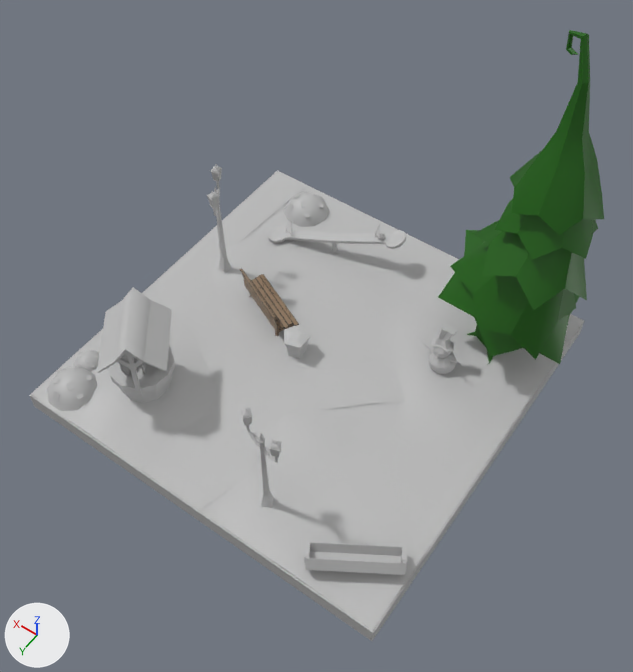
Renders of the FBX model Cryptique/Assets/FBX/FullRoom/2 - Village/Village_place_du_village.fbx from each side of a commit.
Camera for both pictures: a camera (50 mm lens) standing at (-7.71, 11.17, 18.66) and looking at (-0.8, 1.49, 3.45). The axes (+X, +Y, +Z) are drawn at lower left. The lights are the same throughout. Where no turn or scale is listed for an object, it has been applied to the vertices.

Objects in the first picture: 'Buisson10', 'Buisson8', 'Buisson9', 'abreuvoir', 'banc', 'bonhomme_de_neige_chapeau', 'chemin', 'lampadaire', 'lampadaire1', 'poubelle1', 'puit', 'sapin6', 'sol21', 'sol4', 'tape_cul'.
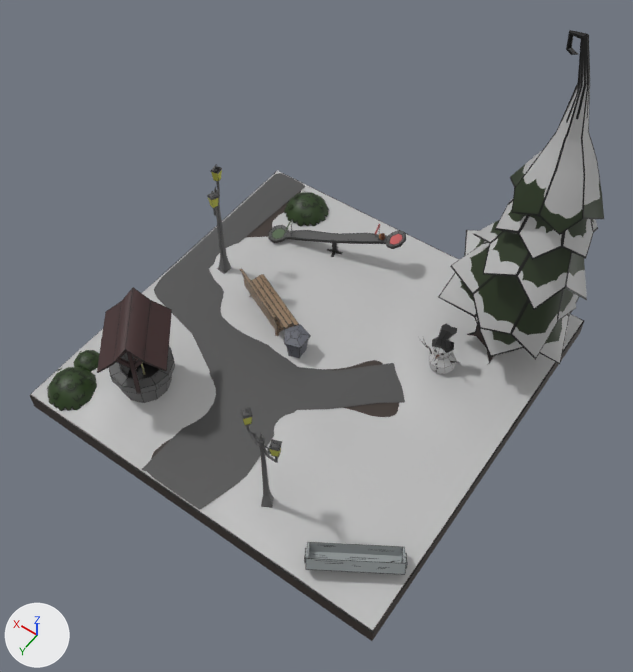
What differs and where, as boxes [x1, y1, x2, y2] in the pictures (633 x 672 px):
'chemin', recoloured: [141, 173, 405, 510] in both
'sapin6', recoloured (green to grey): [438, 30, 604, 365] in both
'sol4', recoloured (grey to black): [30, 172, 584, 641] in both
'puit', recoloured: [97, 288, 175, 403] in both
'abreuvoir', recoloured: [304, 542, 407, 575] in both
'Buisson9', recoloured (grey to green): [47, 367, 97, 411] in both
'tape_cul', recoloured: [268, 220, 406, 249] in both
'Buisson8', recoloured (grey to green): [284, 191, 330, 227] in both
'lampadaire1', recoloured: [240, 408, 282, 508] in both
'lampadaire', recoloured: [207, 164, 231, 274] in both
'poubelle1', recoloured: [284, 324, 311, 358] in both
'bonhomme_de_neige_chapeau', recoloured (grey to black): [432, 323, 457, 353] in both
'Buisson10', recoloured (grey to green): [73, 350, 99, 372] in both

Edits to the bpy script that builds the scene:
```text
Add mat_buisson66:
    mat_buisson66 = bpy.data.materials.new('Buisson66')
    # uses the picture img_buisson_png
    # uses the picture img_new_buisson_png
Change me_mesh_009:
    where me_mesh_009.from_pydata(...)  # 338 vertices, 321 faces; spans x -0.55..0.68, y -0.06..0.49, z 0.0..3.38
    remove me_mesh_009.materials.append(mat_lampadaire1)  # grey #bcbcbc
    add me_mesh_009.materials.append(mat_lampadaire2)  # picture img_lampadaire_rgb_png
Change me_mesh_003:
    where me_mesh_003.from_pydata(...)  # 102 vertices, 81 faces; spans x -0.35..1.77, y -0.18..1.49, z 0.0..0.67
    remove me_mesh_003.materials.append(mat_abreuvoir)  # grey #bcbcbc
    add me_mesh_003.materials.append(mat_abreuvoir2)  # picture img_abreuvoir_rgb_png
Change me_mesh_004:
    where me_mesh_004.from_pydata(...)  # 338 vertices, 321 faces; spans x -0.23..0.59, y -0.39..0.67, z 0.0..3.38
    remove me_mesh_004.materials.append(mat_lampadaire1)  # grey #bcbcbc
    add me_mesh_004.materials.append(mat_lampadaire2)  # picture img_lampadaire_rgb_png
Change me_mesh_025:
    where me_mesh_025.from_pydata(...)  # 79 vertices, 57 faces; spans x -0.693..0.693, y -0.662..0.662, z 0.0..0.524
    remove me_mesh_025.materials.append(mat_buisson)  # grey #bcbcbc
    add me_mesh_025.materials.append(mat_buisson66)
Change me_mesh_008:
    where me_mesh_008.from_pydata(...)  # 196 vertices, 134 faces; spans x -1.26..2.51, y -2.2..1.51, z 0.0..8.95
    remove me_mesh_008.materials.append(mat_sapin03)  # dark green #186000
    add me_mesh_008.materials.append(mat_sapin138)  # picture img_sapin01_rgb_png
Change me_mesh_002:
    where me_mesh_002.from_pydata(...)  # 218 vertices, 178 faces; spans x -0.81..1.56, y -1.69..0.72, z 0.0..2.73
    remove me_mesh_002.materials.append(mat_puit)  # grey #bcbcbc
    add me_mesh_002.materials.append(mat_puit1)  # picture img_puit_rgb_png
Change me_mesh_022:
    where me_mesh_022.from_pydata(...)  # 36 vertices, 30 faces; spans x -0.106..0.565, y -0.499..0.206, z 0.0..0.744
    remove me_mesh_022.materials.append(mat_poubelle1)  # grey #bcbcbc
    add me_mesh_022.materials.append(mat_poubelle3)  # picture img_poubelle_ext_rgb_png
Change me_mesh_010:
    where me_mesh_010.from_pydata(...)  # 27 vertices, 4 faces; spans x -3.06..5.05, y -5.07..5.07, z -0.81..-0.77
    remove me_mesh_010.materials.append(mat_chemin_place_village)  # grey #bcbcbc
    add me_mesh_010.materials.append(mat_chemin_place_village1)  # dark grey #4e4e4e
Change me_mesh_005:
    where me_mesh_005.from_pydata(...)  # 266 vertices, 270 faces; spans x -1.91..1.94, y -0.86..0.78, z -0.48..0.77
    remove me_mesh_005.materials.append(mat_tape_cul)  # grey #bcbcbc
    add me_mesh_005.materials.append(mat_tape_cul1)  # picture img_tapcul_rgb_png
Change me_mesh_017:
    where me_mesh_017.from_pydata(...)  # 42 vertices, 40 faces; spans x -0.293..0.294, y -0.205..0.274, z -0.32..0.315
    remove me_mesh_017.materials.append(mat_bonhomme_de_neige_chapeau)  # grey #bcbcbc
    add me_mesh_017.materials.append(mat_bonhomme_de_neige_chapeau2)  # picture img_bonhomme_neige_rgb_11_png
Change me_mesh_024:
    where me_mesh_024.from_pydata(...)  # 79 vertices, 57 faces; spans x -0.411..0.411, y -0.393..0.393, z 0.0..0.311
    remove me_mesh_024.materials.append(mat_buisson)  # grey #bcbcbc
    add me_mesh_024.materials.append(mat_buisson66)
Change me_mesh:
    where me_mesh.from_pydata(...)  # 8 vertices, 5 faces; spans x -5.12..5.12, y -5.12..5.12, z -0.25..0.25
    remove me_mesh.materials.append(mat_sol_ext)  # grey #bcbcbc
    add me_mesh.materials.append(mat_terre)  # picture img_sol_ext_png
Change me_mesh_023:
    where me_mesh_023.from_pydata(...)  # 79 vertices, 57 faces; spans x -0.693..0.693, y -0.659..0.659, z 0.0..0.524
    remove me_mesh_023.materials.append(mat_buisson)  # grey #bcbcbc
    add me_mesh_023.materials.append(mat_buisson66)
```
